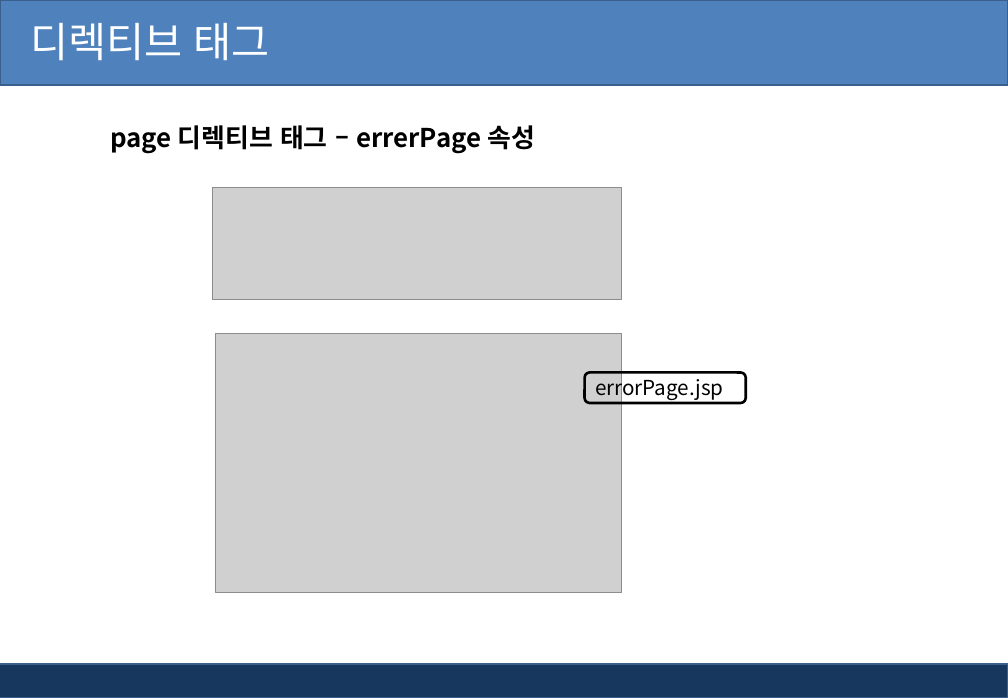
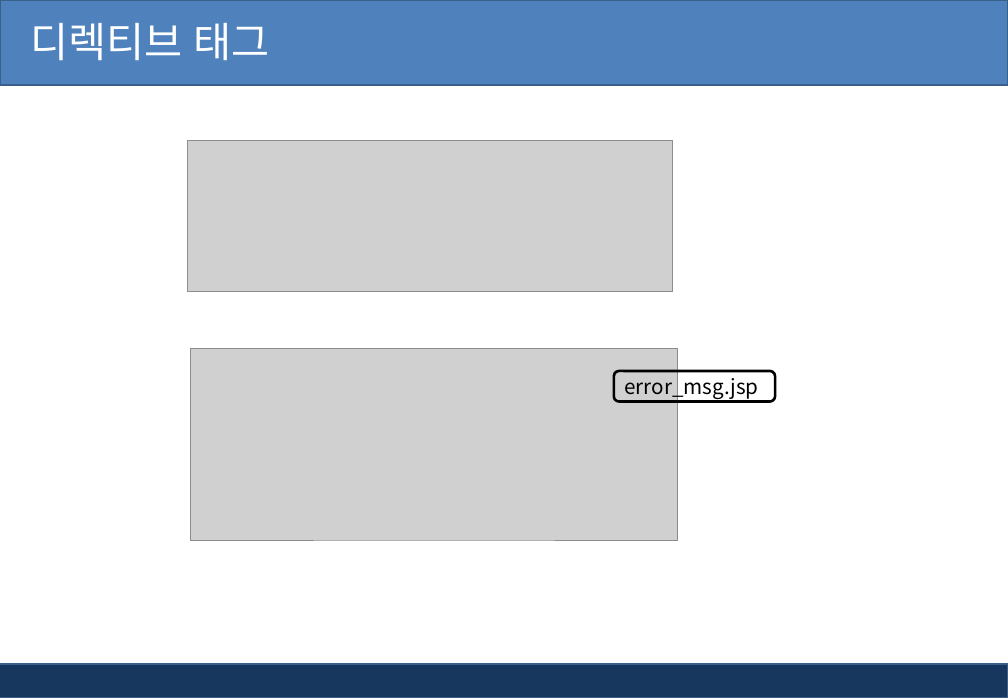
Before and after one commit to AhNyx/js_works, a slide deck: slide 15 of ppt/jsp_ppt/2장. Jsp 태그(스크립트, 디렉티브태그).pptx. Drawn at 1008x698 pixels with LibreOffice and Linux fonts; fonts in the diff are those of the drawing; grey boxes stand for pictures; background and template pictures are left out. Boxes give left, top, right and bottom in pixels: in the first picture for what was removed or moved away, otherwise in the second. Text is boxed around its words. In the diff, an @@ line names an element or a change of style, - is before the commit and + after.

```diff
--- a/ppt/jsp_ppt/2장. Jsp 태그(스크립트, 디렉티브태그).pptx
+++ b/ppt/jsp_ppt/2장. Jsp 태그(스크립트, 디렉티브태그).pptx
@@ text removed at (110, 125, 535, 154) @@
-page 디렉티브 태그 – errerPage 속성
@@ picture: place and size @@
-picture at (213, 188, 622, 300)
+picture at (187, 141, 672, 291)
@@ picture: place and size @@
-picture at (216, 333, 622, 592)
+picture at (191, 348, 679, 540)
@@ rounded rectangle "error_msg.jsp": place and size @@
-rounded rectangle "error_msg.jsp" at (585, 372, 746, 403)
+rounded rectangle "error_msg.jsp" at (614, 371, 775, 402)
@@ text in rounded rectangle at (625, 374, 759, 400): text changed @@
-errorPage.jsp
+error_msg.jsp
```
Also in this commit, not shown: 26 other slides changed, 2 slides added, 27 other files.
